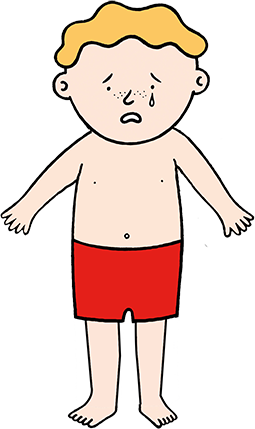
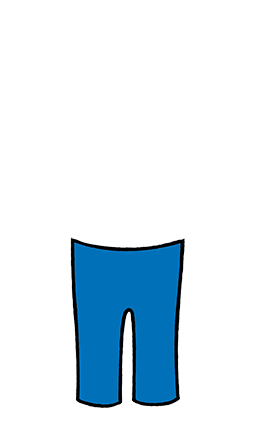
Comparing the layer stacks of the two w=255, h=429 images. Changes:
showed "trouserswear", painted on it over left=70, top=237, right=185, bottom=408
hid "toresad" over left=86, top=56, right=176, bottom=132
hid "tore", painted on it over left=0, top=0, right=255, bottom=429
